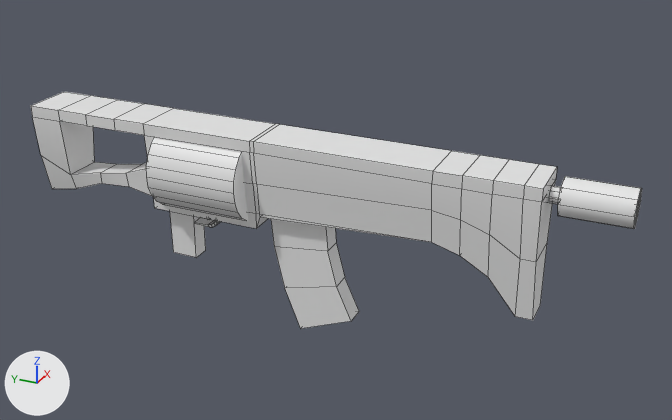
The Blender file Kevins Stuff/Weapons/StarterGun.blend, before and after one commit.
Both versions are drawn from a camera (50 mm lens) standing at (-10.25, -4.18, 4.69) and looking at (0.29, 0.56, -0.58). Arrows for +X, +Y and +Z are at lower left; the lights stay in place. Mesh edges are drawn as thin lines.

Script lines for the objects in view, before the commit:
```python
me_cube_001 = bpy.data.meshes.new('Cube.001')
me_cube_001.from_pydata(...)  # 258 vertices, 217 faces; spans x -0.61..0.61, y -3.34..5.06, z -2.31..0.54
me_cube_001.polygons.foreach_set('use_smooth', [True] * 217)
ob_cube = bpy.data.objects.new('Cube', me_cube_001)
ob_cube.location = (0.0, 0.0, 0.0)
_m = ob_cube.modifiers.new('EdgeSplit', 'EDGE_SPLIT')
_m.split_angle = 0.822
```
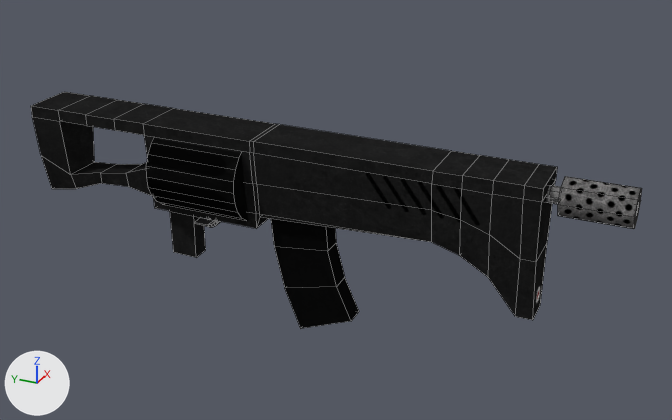
What differs and where, as boxes [x1, y1, x2, y2] in the pictures (672 x 420 px):
'Cube', recoloured (grey to black): [31, 92, 642, 328] in both

Edits to the bpy script that builds the scene:
```text
Add img_startergun_text_png:
    img_startergun_text_png = load_image('StarterGun_Text.png', 'StarterGun_Text.png', 1024, 1024, 'sRGB')
Add mat_material_001:
    mat_material_001 = diffuse_material('Material.001')
    mat_material_001.texture = img_startergun_text_png
Change me_cube_001:
    where me_cube_001.from_pydata(...)  # 258 vertices, 217 faces; spans x -0.61..0.61, y -3.34..5.06, z -2.31..0.54
    add me_cube_001.materials.append(mat_material_001)  # picture img_startergun_text_png
```
